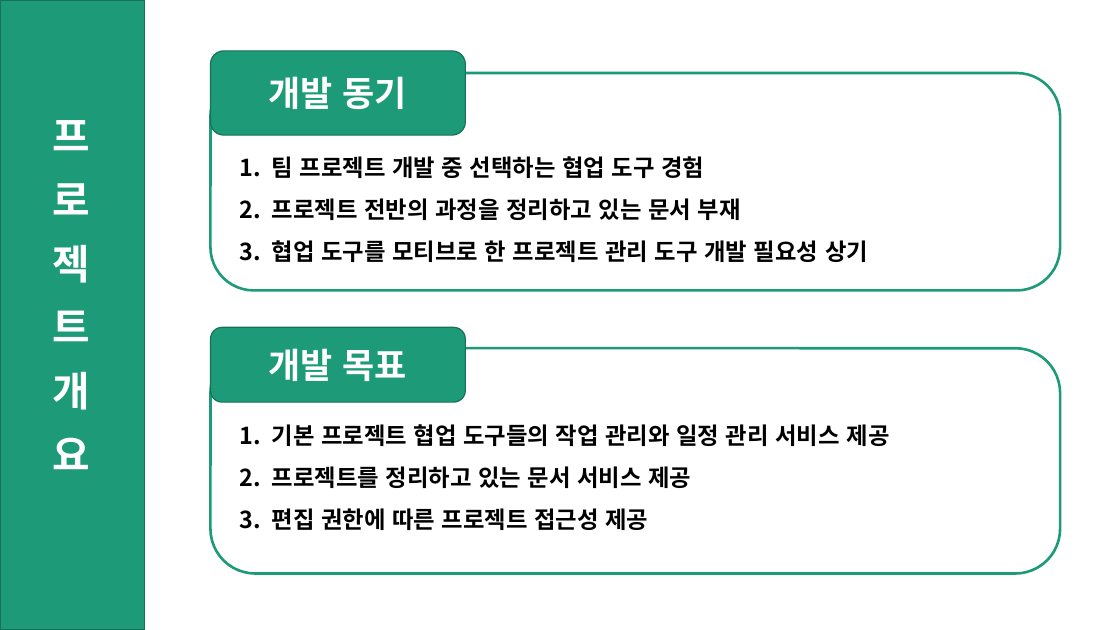
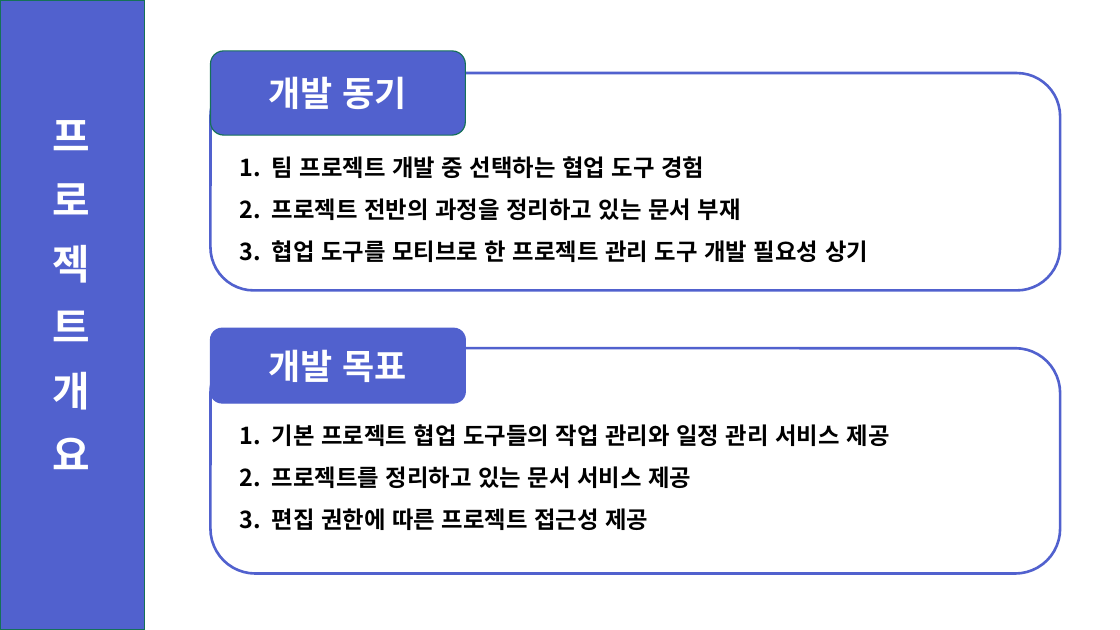
Before and after one commit to ShinHyeonSeong/Final, a slide deck: slide 4 of 기획 UI/A조 프로토타입 발표.pptx (slide 5 before the commit). Drawn at 1120x630 pixels with LibreOffice and Linux fonts; fonts in the diff are those of the drawing. Boxes give left, top, right and bottom in pixels: in the first picture for what was removed or moved away, otherwise in the second. Text is boxed around its words. In the diff, an @@ line names an element or a change of style, - is before the commit and + after.

```diff
--- a/기획 UI/A조 프로토타입 발표.pptx
+++ b/기획 UI/A조 프로토타입 발표.pptx
@@ rectangle at [0, 0, 145, 630]: fill #1D9A78 to #5161CE @@
@@ rounded rectangle "개발 동기" at [211, 51, 465, 135]: fill #1D9A78 to #5161CE @@
@@ rounded rectangle at [211, 73, 1060, 291]: outline #1D9A78 2.25 pt to #5161CE 2.25 pt @@
@@ rounded rectangle "개발 목표" at [211, 329, 465, 403]: fill #1D9A78 to #5161CE; outline #157259 1 pt to #5161CE 1 pt @@
@@ rounded rectangle at [211, 349, 1060, 574]: outline #1D9A78 2.25 pt to #5161CE 2.25 pt @@
```
Also in this commit, not shown: 11 other slides changed, 1 slide removed.
